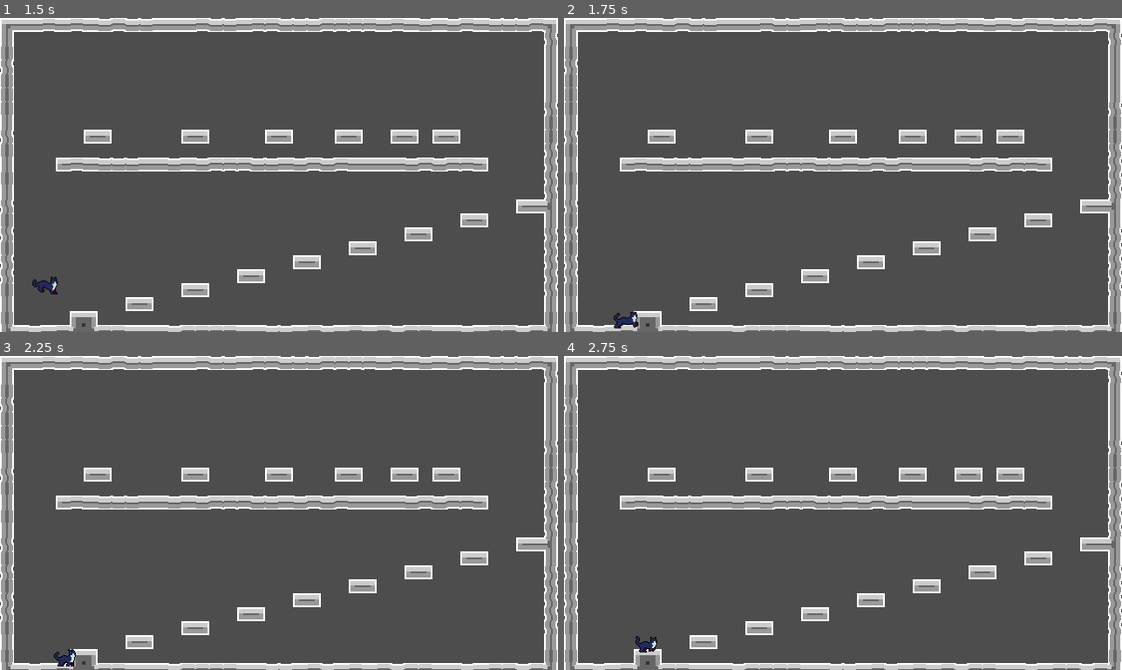
Above: before the commit, frames 1-4 (two rows, left to right).
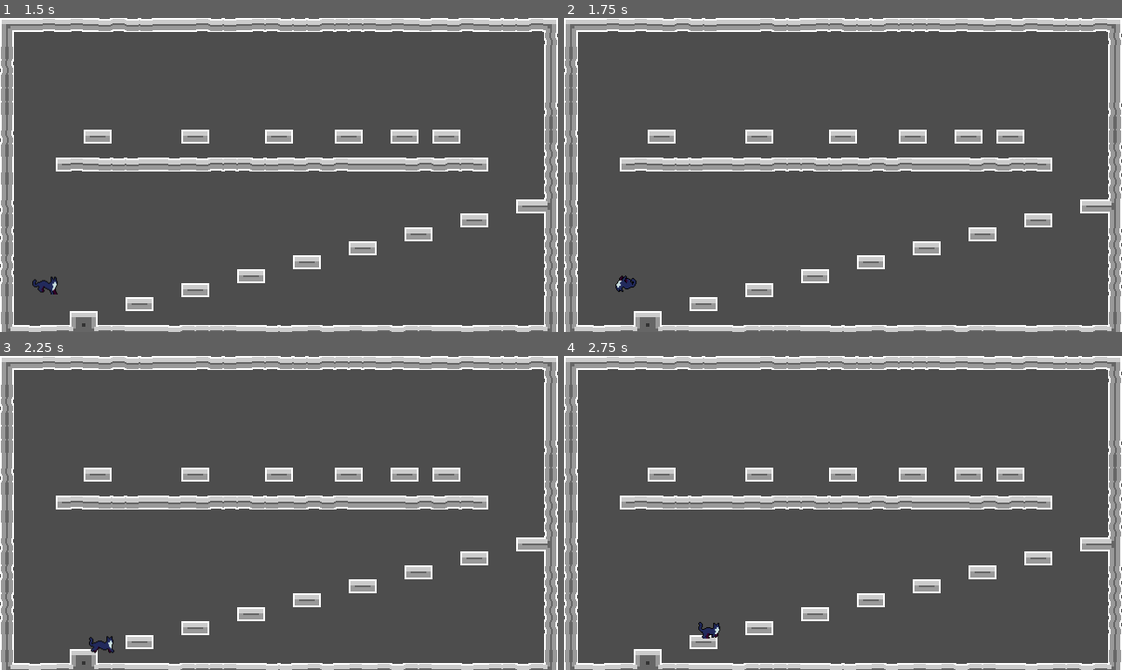
Above: after the commit, the same moments.

Repository: EmperorCookie/groundhogvania
Game: Godot game, scene res://menu/main_menu.tscn
Two runs of this game, one before a commit and one after it. Both use one fixed random seed, a clock stepped at 60 frames per second and the inputs below.
Inputs:
- Up to frame 1 (1.5 s): click "Start" at 0.5 s; hold Right (player_right) from 1.28 s (still down); tap Shift (player_dash) at 1.35 s
- Up to frame 2 (1.75 s): keep holding Right (player_right); tap Space (player_jump) at 1.52 s
- Up to frame 3 (2.25 s): keep holding Right (player_right); tap Shift (player_dash) at 2.1 s
- Up to frame 4 (2.75 s): keep holding Right (player_right); tap Space (player_jump) at 2.27 s

Frame 1 is identical in both runs. In frame 2, 0.3% of the frame differs, in the area x 8-14%, y 81-99%; in frame 3, 0.3%, in the area x 9-21%, y 89-99%; in frame 4, 0.3%.

Commit message:
Added double jump feature

Diff:
--- a/player/player.gd
+++ b/player/player.gd
@@ -18,7 +18,7 @@
 @onready var default_gravity: float = ProjectSettings.get_setting("physics/2d/default_gravity")
 
 # Capabilities
-@export_range(0, INF) var jump_count: int = 1
+@export_range(0, INF) var jump_count: int = 2
 @export var can_dash: bool = false
 
 # Stats
@@ -34,8 +34,8 @@
 
 # State
 var facing: float = 1
-var was_on_floor: bool = false
 var last_animation: String = "idle"
+var jumps_done: int = 1
 
 # Animations
 var sprite: String = "cat"
@@ -70,7 +70,6 @@
 
 func _physics_process(delta: float):
 	var turning = handle_player_input(delta)
-	was_on_floor = is_on_floor()
 	move_and_slide()
 	update_animation(turning, delta)
 
@@ -108,7 +107,8 @@
 		# Accelerate
 		else:
 			_velocity.x += direction.x * _acceleration
-			facing = 1 if direction.x > 0 else -1
+			if sign(_velocity.x) == sign(direction.x):
+				facing = 1 if direction.x > 0 else -1
 			turning = true if sign(direction.x) != sign(_velocity.x) else false
 			# Speed limit
 			if abs(_velocity.x) > speed:
@@ -121,6 +121,9 @@
 		# Jump
 		if jump_action == 2:
 			_velocity.y = -jump_velocity(default_gravity * weight, jump_height)
+			jumps_done = 1
+		else:
+			jumps_done = 0
 	# Air controls
 	else:
 		# Gravity
@@ -129,6 +132,10 @@
 		# Terminal velocity
 		if _velocity.y > TERMINAL_VELOCITY:
 			velocity.y = max(velocity.y - g * 2, TERMINAL_VELOCITY)
+		# Double jump
+		if jump_action == 2 and jumps_done < jump_count:
+			_velocity.y = -jump_velocity(default_gravity * weight, jump_height)
+			jumps_done += 1
 		# Abort jump
 		if jump_action == -1:
 			var jump_velocity_abort = jump_velocity(default_gravity * weight, jump_height_abort)
@@ -155,7 +162,9 @@
 func play_animation(animation_name: String, loop: bool = true, restart: bool = false):
 	var animation: String = get_animation(sprite, animations[animation_name])
 	if last_animation != animation or restart:
-		animation_player.get_animation(animation).loop_mode = Animation.LOOP_LINEAR if loop else Animation.LOOP_NONE
+		animation_player.get_animation(animation).loop_mode = (
+			Animation.LOOP_LINEAR if loop else Animation.LOOP_NONE
+		)
 		animation_player.play(animation)
 		last_animation = animation
 
@@ -167,12 +176,14 @@
 			play_animation("idle")
 		else:
 			if turning:
-				horizontal_flipper.scale.x *= -1
 				play_animation("turn")
 			else:
 				play_animation("walk")
 	else:
 		if _velocity.y < 0:
-			play_animation("jump_start", false)
+			if jumps_done > 1:
+				play_animation("double_jump")
+			else:
+				play_animation("jump_start", false)
 		if _velocity.y >= 0:
 			play_animation("jump_end", false)
--- a/player/player.tscn
+++ b/player/player.tscn
@@ -622,10 +622,8 @@
 [node name="HorizontalFlipper" type="Node2D" parent="."]
 
 [node name="Sprite2D" type="Sprite2D" parent="HorizontalFlipper"]
-texture = ExtResource("2_rkbax")
-offset = Vector2(3, -24)
-hframes = 6
-frame = 1
+texture = ExtResource("6_g6k8r")
+offset = Vector2(0, -6)
 
 [node name="AnimationPlayer" type="AnimationPlayer" parent="HorizontalFlipper/Sprite2D"]
 libraries = {
Binary file changed: assets/cat/Turn.png
